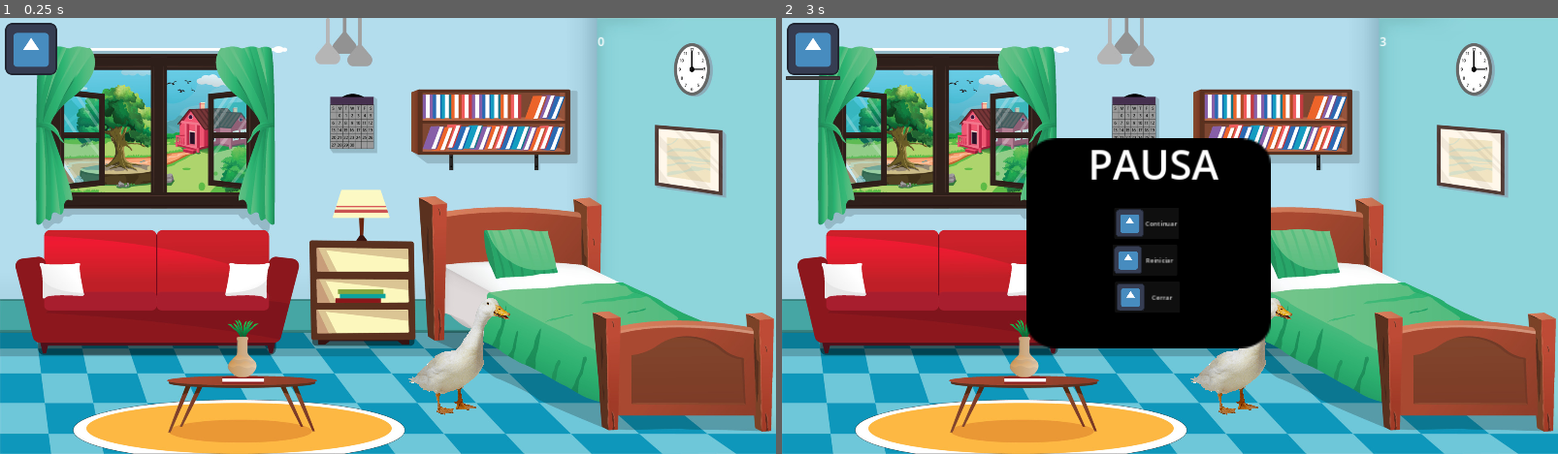
Above: before the commit, frames 1-2 (left to right).
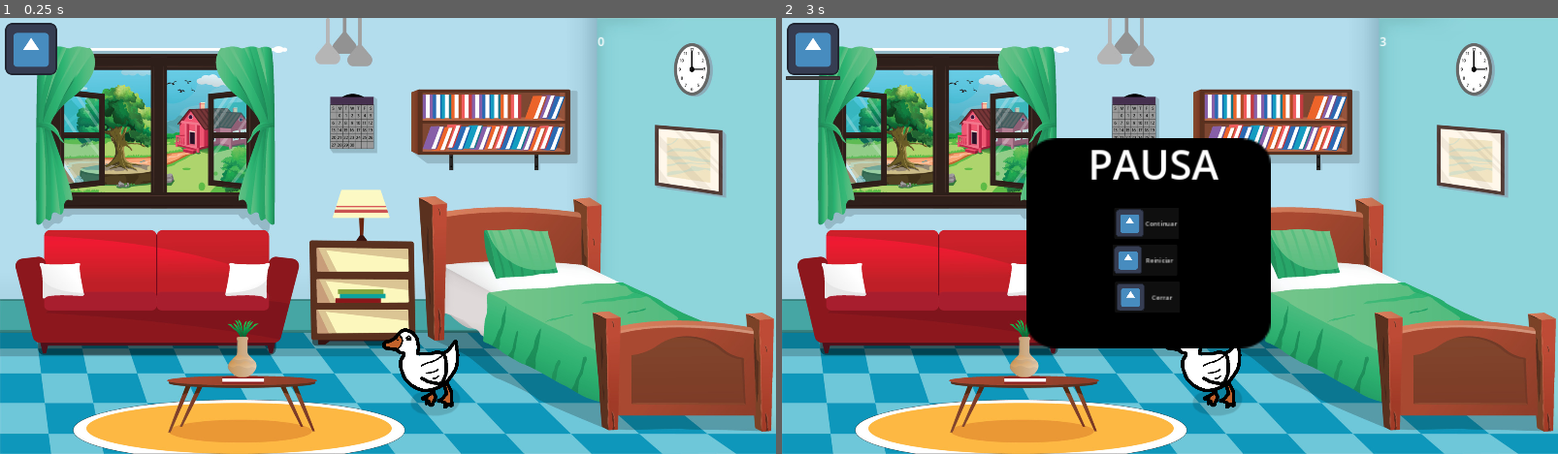
Above: after the commit, the same moments.

Repository: MarianoGirbau/PatoJuego
Game: Godot game, scene res://Scenes/principal.tscn
The game is run twice, just before and just after one commit, with the same random seed, the same clock (stepped at 60 frames per second) and the same inputs. The engine's default icon, where the game draws it, is replaced by a stand-in: a white triangle on a blue panel in a dark square.
Inputs (mouse positions are in pixels of both pictures, inside the frame that each line leads up to; where the layout moved, square brackets give the same spot in the first picture):
- Up to frame 1 (0.25 s): no input
- Up to frame 2 (3 s): click (1208, 375) [1216, 384] at 0.5 s; click (1208, 375) [1216, 384] at 1.25 s; click (1208, 375) [1216, 384] at 2 s; click (813, 48) at 2.75 s

The runs differ from the first frame. In frame 1, 1.7% of the frame differs, in the area x 49-66%, y 64-92%; in frame 2, 1.4%.

Commit message:
ajustamos sprites y agregamos pato cuack

Diff:
--- a/Scenes/principal.tscn
+++ b/Scenes/principal.tscn
@@ -30,8 +30,9 @@
 [node name="TextureButton" parent="Fondo" instance=ExtResource("3_cyn8k")]
 offset_left = 942.0
 offset_top = 764.0
-offset_right = 3507.0
-offset_bottom = 3695.0
+offset_right = 1812.0
+offset_bottom = 1694.0
+scale = Vector2(0.25, 0.25)
 
 [node name="MenuButton" type="MenuButton" parent="Fondo"]
 offset_left = 9.0
--- a/Scenes/texture_button.tscn
+++ b/Scenes/texture_button.tscn
@@ -1,19 +1,28 @@
-[gd_scene load_steps=8 format=3 uid="uid://d0c5p6djhaw4a"]
+[gd_scene load_steps=9 format=3 uid="uid://d0c5p6djhaw4a"]
 
-[ext_resource type="Texture2D" uid="uid://dd7x0pfr60n31" path="res://Sprites/pato.png" id="1_tn8we"]
+[ext_resource type="Texture2D" uid="uid://byqr20ken18ik" path="res://Sprites/pato normal.png" id="1_cp16b"]
 [ext_resource type="Texture2D" uid="uid://bg0u1f5ffchhf" path="res://Sprites/pato moribundo.png" id="2_0sk6o"]
-[ext_resource type="Texture2D" uid="uid://cqir15w17ta4s" path="res://Sprites/pato triste.jpg" id="3_61uxu"]
+[ext_resource type="Texture2D" uid="uid://c6resiysu14b5" path="res://Sprites/pato normal cuak 0.2.png" id="2_uswkn"]
 [ext_resource type="Texture2D" uid="uid://g75obj0kyooh" path="res://Sprites/descarga.png" id="4_mo7xi"]
+[ext_resource type="Texture2D" uid="uid://d4nhbaf5p71co" path="res://Sprites/pato decaido.png" id="4_q66o8"]
 [ext_resource type="PackedScene" uid="uid://dckxk8ud5egls" path="res://Scenes/cuack.tscn" id="5_niba8"]
 
 [sub_resource type="SpriteFrames" id="SpriteFrames_fydn6"]
 animations = [{
 "frames": [{
 "duration": 1.0,
-"texture": ExtResource("1_tn8we")
+"texture": ExtResource("1_cp16b")
 }],
 "loop": true,
 "name": &"normal",
+"speed": 5.0
+}, {
+"frames": [{
+"duration": 1.0,
+"texture": ExtResource("2_uswkn")
+}],
+"loop": true,
+"name": &"normal_cuack",
 "speed": 5.0
 }, {
 "frames": [{
@@ -26,7 +35,7 @@
 }, {
 "frames": [{
 "duration": 1.0,
-"texture": ExtResource("3_61uxu")
+"texture": ExtResource("4_q66o8")
 }],
 "loop": true,
 "name": &"pato_triste",
@@ -37,33 +46,33 @@
 default_font_size = 200
 
 [node name="TextureButton" type="TextureButton"]
-offset_left = 869.0
-offset_top = 657.0
-offset_right = 3434.0
-offset_bottom = 3588.0
+offset_left = 997.0
+offset_top = 693.0
+offset_right = 1807.0
+offset_bottom = 1493.0
 scale = Vector2(0.1, 0.1)
 
 [node name="AnimatedSprite2D" type="AnimatedSprite2D" parent="."]
-position = Vector2(1940, 740)
+position = Vector2(440, 420)
 sprite_frames = SubResource("SpriteFrames_fydn6")
-animation = &"pato_moribundo"
+animation = &"normal"
 
 [node name="TextureRect" type="TextureRect" parent="."]
 layout_mode = 0
-offset_left = -440.0
-offset_top = -1390.0
-offset_right = 2050.0
-offset_bottom = 57.0
+offset_left = -670.0
+offset_top = -890.0
+offset_right = 680.0
+offset_bottom = -103.0
 texture = ExtResource("4_mo7xi")
 
 [node name="Dialogos" type="Label" parent="TextureRect"]
 layout_mode = 1
 anchors_preset = -1
 anchor_right = 0.016
-offset_left = 590.0
-offset_top = 120.0
-offset_right = 1819.44
-offset_bottom = 680.0
+offset_left = 430.0
+offset_top = 130.0
+offset_right = 1659.44
+offset_bottom = 690.0
 theme = SubResource("Theme_5x1j7")
 theme_override_colors/font_color = Color(0, 0, 0, 1)
 text = "hola "
--- a/Scripts/principal.gd
+++ b/Scripts/principal.gd
@@ -41,6 +41,7 @@
 	add_child(new_cuack_player)
 	new_cuack_player.play()
 	$Fondo/RichTextLabel.text = str(clicks)
+	sprite_pato.animation = "normal_cuack"
 	reiniciar_temporizador()
 
 
Binary file added: Sprites/pato decaido.png
Not shown, added: Sprites/pato decaido.png.import
Binary file added: Sprites/pato normal cuak 0.2.png
Not shown, added: Sprites/pato normal cuak 0.2.png.import
Binary file added: Sprites/pato normal cuak.png
Not shown, added: Sprites/pato normal cuak.png.import
Binary file added: Sprites/pato normal.png
Not shown, added: Sprites/pato normal.png.import
Binary file removed: Sprites/pato.png
Not shown, removed: Sprites/pato.png.import
Not shown, added: addons/godot-git-plugin/plugin.cfg
Not shown, added: addons/godot-git-plugin/LICENSE
(and 8 more such lines)
